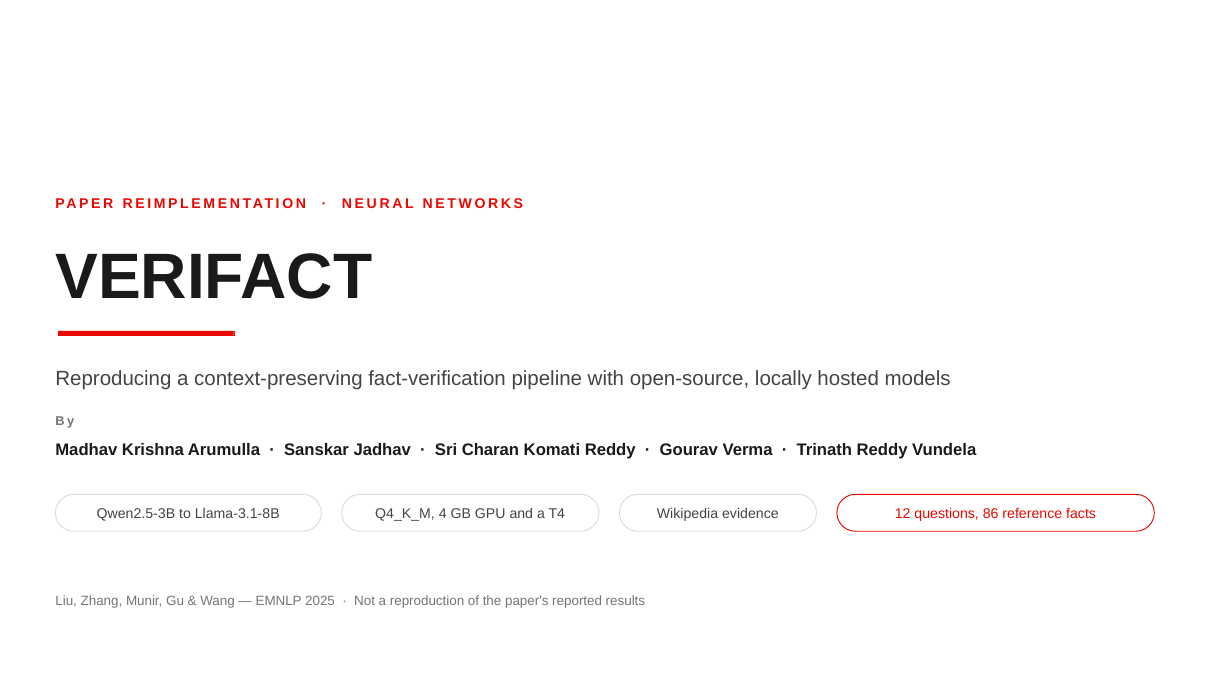
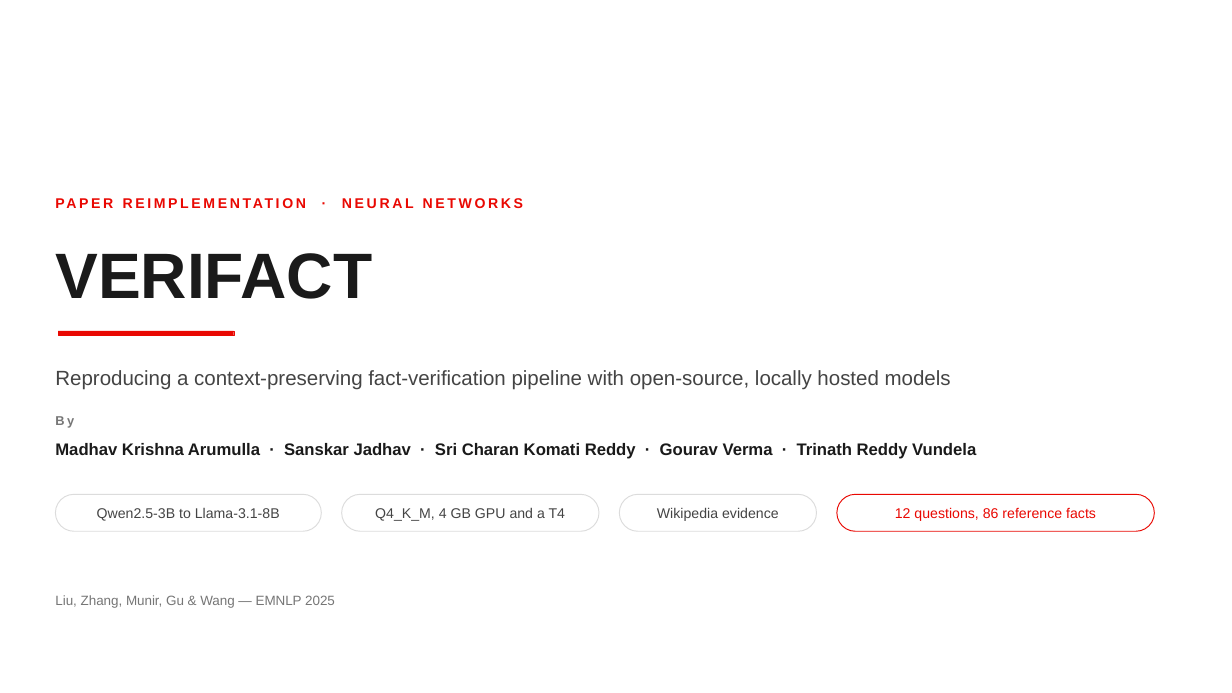
Before and after one commit to MadhavKrishna06/Verifact-Lite, a slide deck: slide 1 of presentation/VERIFACT-Lite-TTU.pptx. Drawn at 1232x693 pixels with LibreOffice and Linux fonts; fonts in the diff are those of the drawing. Boxes give left, top, right and bottom in pixels: in the first picture for what was removed or moved away, otherwise in the second. Text is boxed around its words. In the diff, an @@ line names an element or a change of style, - is before the commit and + after.

```diff
--- a/presentation/VERIFACT-Lite-TTU.pptx
+++ b/presentation/VERIFACT-Lite-TTU.pptx
@@ text at box(55, 595, 335, 608): text changed @@
-Liu, Zhang, Munir, Gu & Wang — EMNLP 2025 · Not a reproduction of the paper's reported results
+Liu, Zhang, Munir, Gu & Wang — EMNLP 2025
```
Also in this commit, not shown: 4 other slides changed, 1 slide added, 1 slide removed, 1 other file.
